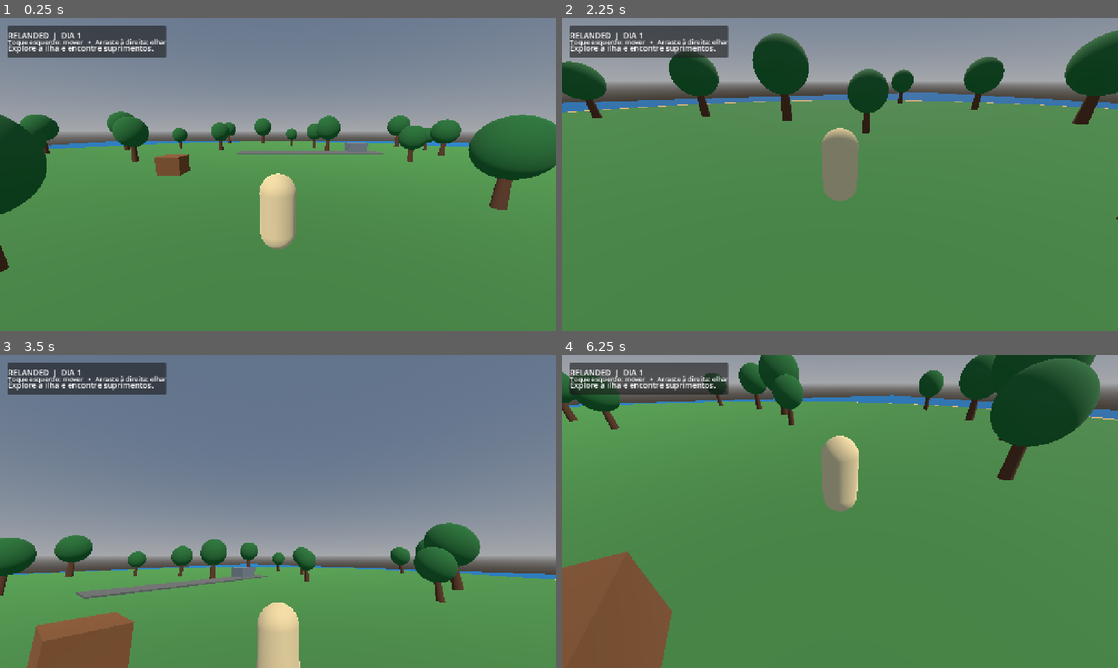
Above: before the commit, frames 1-4 (two rows, left to right).
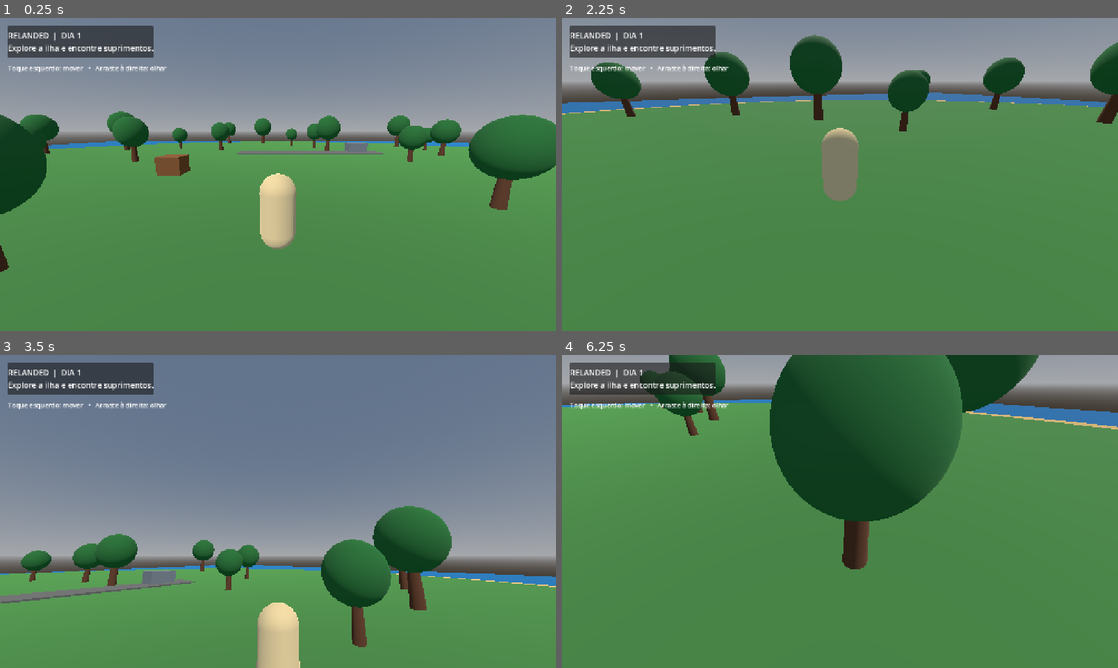
Above: after the commit, the same moments.

Repository: brawlstarsarthurgg415-byte/relanded
Game: Godot game, scene res://scenes/main.tscn
Same seed, same stepped clock (60 frames per second), same inputs: the game is played once before the commit and once after it.
Inputs (mouse positions are in pixels of both pictures, inside the frame that each line leads up to):
- Up to frame 1 (0.25 s): no input
- Up to frame 2 (2.25 s): tap Enter at 0.5 s; move the mouse to (812, 237) at 0.52 s; hold Up (ui_up) 0.53-1.25 s; click (812, 237) at 0.67 s; drag from (1006, 221) to (812, 237) at 1.27 s; tap Space at 2 s; move the mouse to (673, 127) at 2.02 s; hold Left (ui_left) from 2.03 s (still down)
- Up to frame 3 (3.5 s): release Left (ui_left) at 2.75 s; drag from (305, 511) to (111, 464) at 2.77 s
- Up to frame 4 (6.25 s): tap Enter at 3.5 s; move the mouse to (756, 433) at 3.52 s; hold Down (ui_down) 3.53-4.25 s; drag from (962, 495) to (756, 433) at 4.27 s; tap Space at 5 s; move the mouse to (728, 527) at 5.02 s; hold Up (ui_up) 5.03-5.75 s; click (728, 527) at 5.17 s; drag from (895, 442) to (728, 527) at 5.77 s

The runs differ from the first frame. In frame 1, 0.7% of the frame differs, in the area x 1-30%, y 2-18%; in frame 2, 11%; in frame 3, 15%; in frame 4, 31%, in the area x 0-100%, y 0-100%.

Commit message:
Fix HUD layout and camera-relative movement

Diff:
--- a/godot/scripts/main.gd
+++ b/godot/scripts/main.gd
@@ -161,9 +161,9 @@
 	panel.add_child(status_label)
 	var help := Label.new()
 	help.text = "Toque esquerdo: mover   •   Arraste à direita: olhar"
-	help.position = Vector2(18, -48)
+	help.position = Vector2(18, 104)
 	help.add_theme_font_size_override("font_size", 15)
-	panel.add_child(help)
+	layer.add_child(help)
 
 func _unhandled_input(event: InputEvent) -> void:
 	if event is InputEventScreenTouch:
@@ -190,7 +190,7 @@
 	input_vector.y = Input.get_action_strength("ui_down") - Input.get_action_strength("ui_up")
 	if joy_vector.length() > 0.08:
 		input_vector = joy_vector
-	var direction := (player.transform.basis * Vector3(input_vector.x, 0, input_vector.y)).normalized()
+	var direction := (camera_pivot.global_basis * Vector3(input_vector.x, 0, input_vector.y)).normalized()
 	if direction.length() > 0.01:
 		player.velocity.x = direction.x * MOVE_SPEED
 		player.velocity.z = direction.z * MOVE_SPEED
